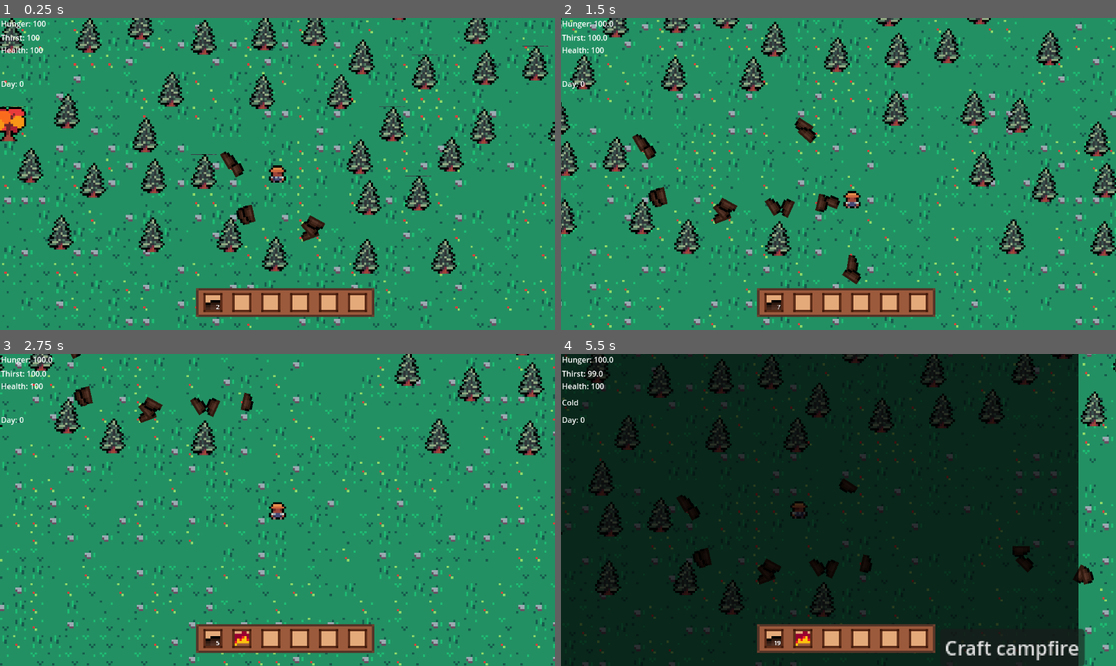
Above: before the commit, frames 1-4 (two rows, left to right).
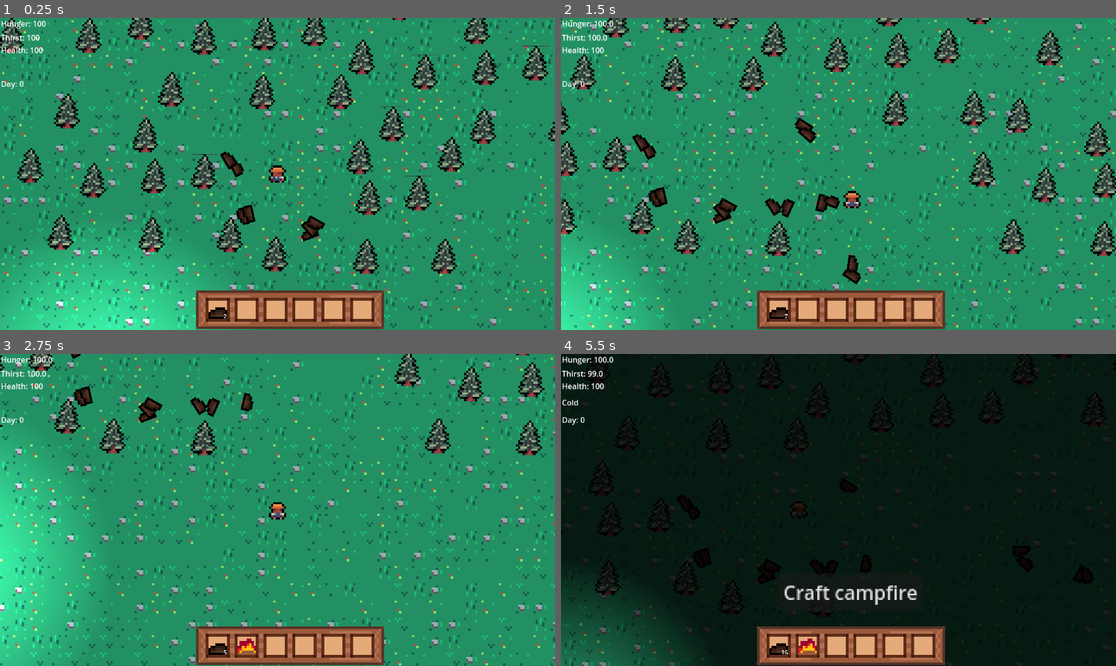
Above: after the commit, the same moments.

Repository: eagle3050/Stay-Alive
Game: Godot game, scene res://Scenes/main.tscn
Two runs of this game, one before a commit and one after it. Both use one fixed random seed, a clock stepped at 60 frames per second and the inputs below.
Inputs (mouse positions are in pixels of both pictures, inside the frame that each line leads up to):
- Up to frame 1 (0.25 s): no input
- Up to frame 2 (1.5 s): tap Enter at 0.5 s; move the mouse to (960, 158) at 0.52 s; hold D (right) 0.53-1.28 s; tap 1 (1) at 0.6 s; tap 2 (2) at 0.8, 1.35 s; move the mouse to (727, 189) at 1.27 s; hold S (down) from 1.28 s (still down)
- Up to frame 3 (2.75 s): tap 3 (3) at 1.55 s; release S (down) at 2 s; click "Craft campfire" at 2 s
- Up to frame 4 (5.5 s): move the mouse to (894, 441) at 2.77 s; hold D (right) 2.78-3.53 s; tap 3 (3) at 2.85 s; tap 4 (4) at 3.05, 3.6 s; move the mouse to (810, 572) at 3.52 s; hold W (up) 3.53-4.28 s; tap 5 (5) at 3.8, 4.35 s; move the mouse to (1005, 556) at 4.27 s; press the mouse at (1005, 556) at 4.28 s; hold A (left) from 4.28 s (still down); tap E (craft_menu, bound only after the commit) at 4.9 s; move the mouse to (672, 463) at 5.02 s; release the mouse at (672, 463) at 5.03 s; click (672, 463) at 5.1 s; tap 1 (1) at 5.3 s

The runs differ from the first frame. In frame 1, 13% of the frame differs, in the area x 0-70%, y 28-100%; in frame 2, 7.5%; in frame 3, 13%; in frame 4, 14%, in the area x 0-100%, y 0-100%.

Commit message:
Added simple craft menu on toggle
Better night/ added lighting

Diff:
--- a/Scenes/campfire.tscn
+++ b/Scenes/campfire.tscn
@@ -1,7 +1,8 @@
-[gd_scene load_steps=4 format=3 uid="uid://btic7i3tl4ds8"]
+[gd_scene load_steps=5 format=3 uid="uid://btic7i3tl4ds8"]
 
 [ext_resource type="Script" uid="uid://bfwcn46jjl525" path="res://Scripts/campfire.gd" id="1_b5him"]
 [ext_resource type="Texture2D" uid="uid://jgxly14umbig" path="res://Assets/TinyRanch_Assets/TinyFarm_MapDecorations.png" id="1_oufq8"]
+[ext_resource type="Texture2D" uid="uid://bk6et6s85vak6" path="res://Assets/light.png" id="3_a7vrp"]
 
 [sub_resource type="CircleShape2D" id="CircleShape2D_oufq8"]
 radius = 30.016663
@@ -21,6 +22,10 @@
 shape = SubResource("CircleShape2D_oufq8")
 
 [node name="PointLight2D" type="PointLight2D" parent="."]
+z_index = 999
+position = Vector2(0, -4.7683716e-07)
+scale = Vector2(0.30859375, 0.30859375)
+texture = ExtResource("3_a7vrp")
 
 [connection signal="body_entered" from="WarmthArea" to="." method="_on_warmth_area_body_entered"]
 [connection signal="body_exited" from="WarmthArea" to="." method="_on_warmth_area_body_exited"]
--- a/Scenes/main.tscn
+++ b/Scenes/main.tscn
@@ -394,16 +394,24 @@
 [node name="Night" type="ColorRect" parent="Player/Camera2D"]
 visible = false
 z_index = 99
-offset_left = -128.0
-offset_top = -74.0
-offset_right = 129.0
-offset_bottom = 72.0
+offset_left = -274.10275
+offset_top = -145.0
+offset_right = 337.00003
+offset_bottom = 182.0
 color = Color(0, 0, 0, 0.7254902)
 
 [node name="UI" parent="." instance=ExtResource("4_jjvhh")]
 
 [node name="Campfire" parent="." instance=ExtResource("6_21xkr")]
-position = Vector2(-124, -23)
+position = Vector2(-79, 98)
+
+[node name="DirectionalLight2D" type="DirectionalLight2D" parent="."]
+visible = false
+position = Vector2(52, 32)
+color = Color(0, 0, 0, 0.5137255)
+energy = 1.59
+blend_mode = 2
+max_distance = 16384.0
 
 [connection signal="timeout" from="World/DayTimer" to="." method="_on_day_timer_timeout"]
 [connection signal="timeout" from="World/NightTimer" to="." method="_on_night_timer_timeout"]
--- a/Scripts/main.gd
+++ b/Scripts/main.gd
@@ -1,6 +1,7 @@
 extends Node2D
 
 @onready var player_stats = get_node("/root/Main/Player/SurvivalStats")
+@onready var directional_light: DirectionalLight2D = $DirectionalLight2D
 
 func _ready() -> void:
 	$World/DayTimer.start()
@@ -8,7 +9,7 @@
 func _on_day_timer_timeout() -> void:
 	player_stats.cold = true
 	GlobalStats.night_time = true
-	$Player/Camera2D/Night.show()
+	$DirectionalLight2D.show()
 
 	$World/NightTimer.start()
 
@@ -17,6 +18,6 @@
 	player_stats.cold = false
 	GlobalStats.day += 1
 	GlobalStats.night_time = false
-	$Player/Camera2D/Night.hide()
+	$DirectionalLight2D.hide()
 
 	$World/DayTimer.start()
--- a/invertory/intertory_ui.gd
+++ b/invertory/intertory_ui.gd
@@ -6,6 +6,7 @@
 @export var campfire_item: InvItem # Drag your Campfire Resource here
 @export var player_inventory: Inv
 @onready var player = get_node("/root/Main/Player")
+var craft_ui_open = false
 
 func _ready() -> void:
 	inv.update.connect(update_slots)
@@ -16,9 +17,9 @@
 func _process(delta: float) -> void:
 
 	if GlobalStats.wood_collected >= 10:
-		$CraftCampfire.show()
+		$Crafting/CraftCampfire.show()
 	else:
-		$CraftCampfire.hide()
+		$Crafting/CraftCampfire.hide()
 
 func update_slots():
 	for i in range(min(inv.slots.size(), slots.size())):
@@ -65,3 +66,18 @@
 	if Input.is_action_just_pressed("6"):
 		print("6")
 		player.selected_slot_index = 5
+
+	if Input.is_action_just_pressed("craft_menu") and craft_ui_open:
+		craft_close()
+
+	else:
+		#print("hhefl")
+		craft_open()
+
+func craft_open():
+	craft_ui_open = true
+	$Crafting.show()
+
+func craft_close():
+	craft_ui_open = false
+	$Crafting.hide()
--- a/invertory/intertory_ui.tscn
+++ b/invertory/intertory_ui.tscn
@@ -4,15 +4,16 @@
 [ext_resource type="Resource" uid="uid://tx5a2oy8kaxc" path="res://invertory/items/campfire.tres" id="2_6y4ax"]
 [ext_resource type="Resource" uid="uid://cmum3kx1kv4xn" path="res://invertory/player_inv.tres" id="3_3kjxn"]
 [ext_resource type="PackedScene" uid="uid://cihf14fou10s8" path="res://invertory/inv_slot.tscn" id="3_ipgnx"]
-[ext_resource type="Texture2D" uid="uid://d0avh123h3ecx" path="res://Assets/bg.png" id="4_3kjxn"]
+[ext_resource type="Texture2D" uid="uid://blwagvkaknpat" path="res://Assets/bg2.png" id="4_3kjxn"]
 
 [node name="Intertory_UI" type="Control"]
 custom_minimum_size = Vector2(44, 51)
 layout_mode = 3
 anchor_right = 0.96700007
 anchor_bottom = 0.93700004
-offset_right = -1069.9841
-offset_bottom = -556.176
+offset_top = -1.0
+offset_right = -1035.9841
+offset_bottom = -557.176
 grow_horizontal = 2
 grow_vertical = 2
 script = ExtResource("1_w7jx4")
@@ -21,8 +22,9 @@
 
 [node name="NinePatchRect" type="NinePatchRect" parent="."]
 layout_mode = 0
-offset_right = 74.0
-offset_bottom = 12.0
+offset_top = 1.0
+offset_right = 78.0
+offset_bottom = 17.0
 texture = ExtResource("4_3kjxn")
 patch_margin_left = 6
 patch_margin_top = 6
@@ -36,10 +38,10 @@
 anchor_top = 0.5
 anchor_right = 0.5
 anchor_bottom = 0.5
-offset_left = -34.0
-offset_top = -4.5
-offset_right = 34.0
-offset_bottom = 4.0
+offset_left = -35.0
+offset_top = -5.0
+offset_right = 33.0
+offset_bottom = 3.5
 grow_horizontal = 2
 grow_vertical = 2
 columns = 9
@@ -80,13 +82,19 @@
 [node name="5" type="Marker2D" parent="NinePatchRect"]
 position = Vector2(67, 8)
 
-[node name="CraftCampfire" type="Button" parent="."]
+[node name="Crafting" type="Control" parent="."]
+visible = false
+anchors_preset = 0
+offset_right = 40.0
+offset_bottom = 40.0
+
+[node name="CraftCampfire" type="Button" parent="Crafting"]
 layout_mode = 0
-offset_left = 76.0
-offset_top = 2.0
-offset_right = 196.0
-offset_bottom = 33.0
+offset_left = 9.0
+offset_top = -21.0
+offset_right = 129.0
+offset_bottom = 10.0
 scale = Vector2(0.5, 0.5)
 text = "Craft campfire"
 
-[connection signal="pressed" from="CraftCampfire" to="." method="_on_craft_campfire_pressed"]
+[connection signal="pressed" from="Crafting/CraftCampfire" to="." method="_on_craft_campfire_pressed"]
--- a/invertory/inv_slot.tscn
+++ b/invertory/inv_slot.tscn
@@ -13,20 +13,22 @@
 
 [node name="Sprite2D" type="Sprite2D" parent="."]
 z_index = 10
-scale = Vector2(0.99999994, 0.99999994)
+scale = Vector2(1.2499999, 1.2499999)
 texture = ExtResource("2_f3xru")
 centered = false
 
 [node name="Sprite2D2" type="Sprite2D" parent="."]
-scale = Vector2(0.99999994, 0.99999994)
+position = Vector2(5, 5)
+scale = Vector2(1.6666667, 1.6666667)
 texture = ExtResource("3_llpok")
-centered = false
+region_enabled = true
+region_rect = Rect2(1, 1, 6, 6)
 
 [node name="CenterContainer" type="CenterContainer" parent="."]
 custom_minimum_size = Vector2(8, 8)
 layout_mode = 0
-offset_right = 8.0
-offset_bottom = 8.0
+offset_right = 10.0
+offset_bottom = 10.0
 
 [node name="Panel" type="Panel" parent="CenterContainer"]
 layout_mode = 2
@@ -36,8 +38,10 @@
 [node name="Label" type="Label" parent="CenterContainer/Panel"]
 custom_minimum_size = Vector2(19, 23)
 layout_mode = 0
-offset_right = 19.0
-offset_bottom = 23.0
+offset_left = 1.0
+offset_top = 1.0
+offset_right = 20.0
+offset_bottom = 24.0
 scale = Vector2(0.15, 0.15)
 text = "99"
 horizontal_alignment = 2
--- a/invertory/items/wood.gd
+++ b/invertory/items/wood.gd
@@ -2,11 +2,14 @@
 
 @onready var player = get_node("/root/Main/Player")
 @export var item: InvItem
+var collected_wood = false
 func _on_body_entered(body: Node2D) -> void:
 	if body.is_in_group("player"):
 		player.collect(item)
-		GlobalStats.wood_collected += 1
-		hide()
+		if not collected_wood:
+			collected_wood = true
+			GlobalStats.wood_collected += 1
+		queue_free()
 func _ready() -> void:
 	rotation = randf_range(-90, 180)
 
--- a/invertory/items/wood.tres
+++ b/invertory/items/wood.tres
@@ -1,7 +1,7 @@
 [gd_resource type="Resource" script_class="InvItem" load_steps=3 format=3 uid="uid://c6cjeg1p3h7t8"]
 
 [ext_resource type="Script" uid="uid://c3vgrmc4ewghj" path="res://invertory/invertory_item.gd" id="1_uq5uf"]
-[ext_resource type="Texture2D" uid="uid://jtm5n0w6kbgr" path="res://Assets/wood2.png" id="2_rlyq8"]
+[ext_resource type="Texture2D" uid="uid://cgo206ue5mmu6" path="res://Assets/wood.png" id="2_rlyq8"]
 
 [resource]
 script = ExtResource("1_uq5uf")
--- a/invertory/items/wood.tscn
+++ b/invertory/items/wood.tscn
@@ -2,7 +2,7 @@
 
 [ext_resource type="Script" uid="uid://biash80mu8ead" path="res://invertory/items/wood.gd" id="1_wnjja"]
 [ext_resource type="Resource" uid="uid://c6cjeg1p3h7t8" path="res://invertory/items/wood.tres" id="2_jjuco"]
-[ext_resource type="Texture2D" uid="uid://jtm5n0w6kbgr" path="res://Assets/wood2.png" id="3_jjuco"]
+[ext_resource type="Texture2D" uid="uid://cgo206ue5mmu6" path="res://Assets/wood.png" id="3_jjuco"]
 
 [sub_resource type="CircleShape2D" id="CircleShape2D_mnjol"]
 radius = 7.0
--- a/project.godot
+++ b/project.godot
@@ -51,11 +51,6 @@
 "events": [Object(InputEventKey,"resource_local_to_scene":false,"resource_name":"","device":-1,"window_id":0,"alt_press …(191 unchanged characters)…
 ]
 }
-e={
-"deadzone": 0.2,
-"events": [Object(InputEventKey,"resource_local_to_scene":false,"resource_name":"","device":-1,"window_id":0,"alt_pressed":false,"shift_pressed":false,"ctrl_pressed":false,"meta_pressed":false,"pressed":false,"keycode":0,"physical_keycode":69,"key_label":0,"unicode":101,"location":0,"echo":false,"script":null)
-]
-}
 debug={
 "deadzone": 0.2,
 "events": [Object(InputEventKey,"resource_local_to_scene":false,"resource_name":"","device":-1,"window_id":0,"alt_press …(192 unchanged characters)…
@@ -81,6 +76,11 @@
 "events": [Object(InputEventKey,"resource_local_to_scene":false,"resource_name":"","device":-1,"window_id":0,"alt_press …(191 unchanged characters)…
 ]
 }
+craft_menu={
+"deadzone": 0.2,
+"events": [Object(InputEventKey,"resource_local_to_scene":false,"resource_name":"","device":-1,"window_id":0,"alt_pressed":false,"shift_pressed":false,"ctrl_pressed":false,"meta_pressed":false,"pressed":false,"keycode":0,"physical_keycode":69,"key_label":0,"unicode":101,"location":0,"echo":false,"script":null)
+]
+}
 
 [rendering]
 
Binary file added: Assets/bg2.png
Not shown, added: Assets/bg2.png.import
Binary file added: Assets/bg3.png
Not shown, added: Assets/bg3.png.import
Binary file added: Assets/light.png
Not shown, added: Assets/light.png.import
Binary file added: Assets/wood.png
Not shown, changed: Assets/wood.png.import
Binary file removed: Assets/wood2.png
